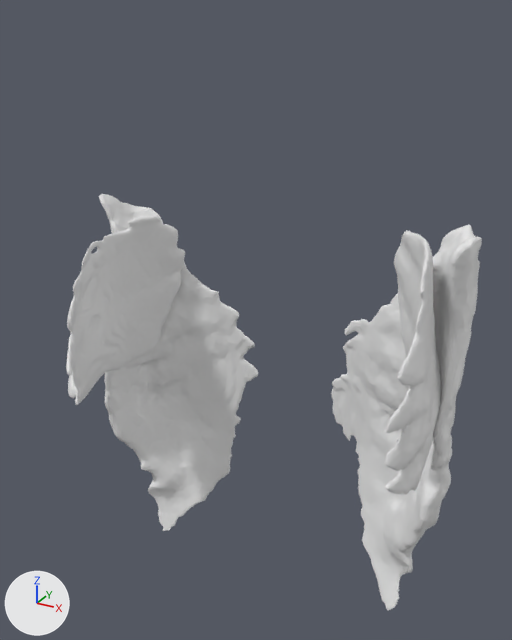
Before and after pictures for a commit that changed the glTF model assets/vhp-ct/female-chest-and-back-muscles.glb.
Rendered twice from a 50 mm camera at (0.23, -0.326, 0.659) aimed at (-0.007, 0.105, 0.444). Arrows for +X, +Y and +Z are at lower left; the lights stay in place. The first picture is the older version.

Names of what the first picture shows: 'VH_F_latissimus_dorsi_L', 'VH_F_latissimus_dorsi_R', 'VH_F_serratus_anterior_L', 'VH_F_serratus_anterior_R'.
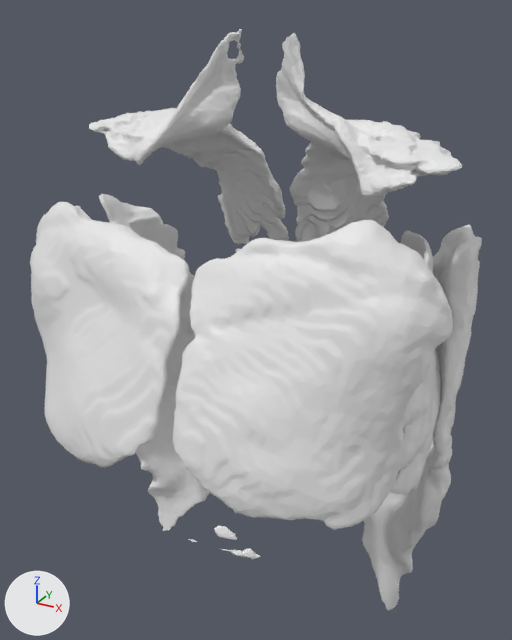
Location of each change, (x1, y1, x2, y2) in pixels of the pictures (512 x 640 px):
'VH_F_pectoralis_major_L', added: after (172, 220, 453, 559)
'VH_F_pectoralis_major_R', added: after (30, 202, 189, 468)
'VH_F_trapezius_L', added: after (276, 33, 462, 242)
'VH_F_trapezius_R', added: after (89, 29, 289, 252)
'VH_F_latissimus_dorsi_R', unchanged, covered by the edit: before (99, 194, 258, 531); after (99, 194, 210, 531)
'VH_F_serratus_anterior_R', unchanged, covered by the edit: before (66, 215, 185, 405); after (128, 215, 185, 260)

What the commit changed:
Mesh me_vh_f_trapezius_r is new.
It has 3998 vertices, 8000 faces and spans x -0.143..-0.017, y 0.081..0.221, z 0.36..0.647.
Mesh me_vh_f_trapezius_l is new.
It has 3996 vertices, 7996 faces and spans x -0.013..0.136, y 0.075..0.221, z 0.361..0.645.
Mesh me_vh_f_pectoralis_major_r is new.
It has 4002 vertices, 8000 faces and spans x -0.17..-0.005, y -0.028..0.063, z 0.37..0.536.
Mesh me_vh_f_pectoralis_major_l is new.
It has 4008 vertices, 8000 faces and spans x -0.005..0.151, y -0.04..0.06, z 0.352..0.55.
Object 'VH_F_trapezius_R' (ob_vh_f_trapezius_r) is new; it shows me_vh_f_trapezius_r.
Its location is (0.0, 0.0, 0.0).
Object 'VH_F_trapezius_L' (ob_vh_f_trapezius_l) is new; it shows me_vh_f_trapezius_l.
Its location is (0.0, 0.0, 0.0).
Object 'VH_F_pectoralis_major_R' (ob_vh_f_pectoralis_major_r) is new; it shows me_vh_f_pectoralis_major_r.
Its location is (0.0, 0.0, 0.0).
Object 'VH_F_pectoralis_major_L' (ob_vh_f_pectoralis_major_l) is new; it shows me_vh_f_pectoralis_major_l.
Its location is (0.0, 0.0, 0.0).
